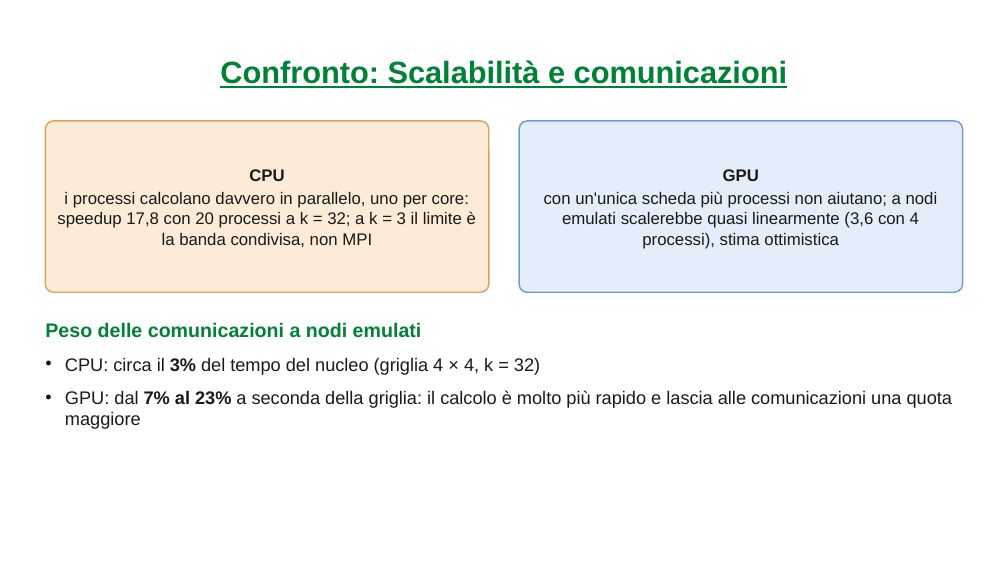
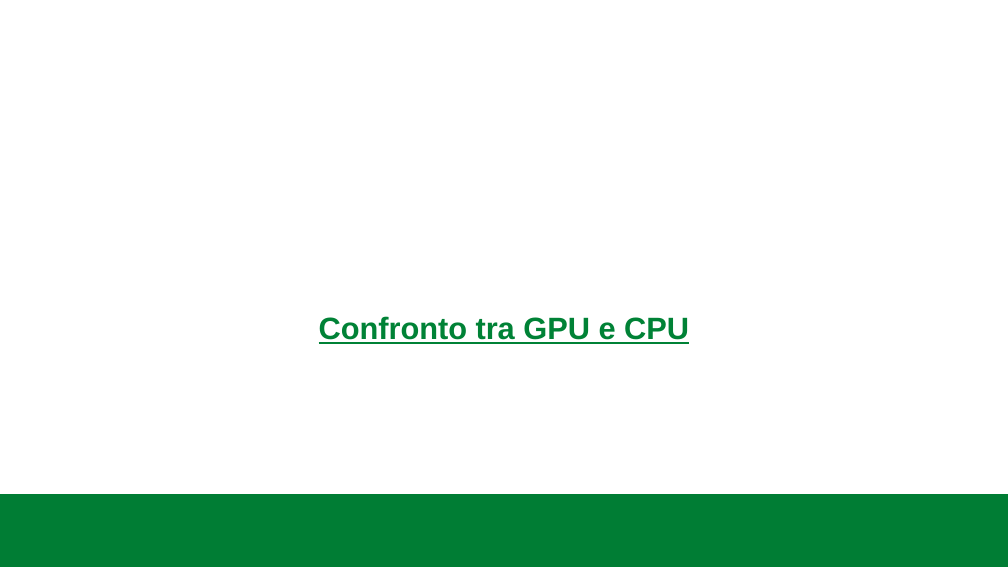
Before and after one commit to carloni2021/SCPA, a slide deck: slide 77 of relazione/presentazione/SCPA_Presentazione_Carloni.pptx (slide 82 before the commit). Drawn at 1008x567 pixels with LibreOffice and Linux fonts; fonts in the diff are those of the drawing; background and template pictures are left out. Boxes give left, top, right and bottom in pixels: in the first picture for what was removed or moved away, otherwise in the second. Text is boxed around its words. In the diff, an @@ line names an element or a change of style, - is before the commit and + after.

```diff
--- a/relazione/presentazione/SCPA_Presentazione_Carloni.pptx
+++ b/relazione/presentazione/SCPA_Presentazione_Carloni.pptx
@@ rounded rectangle removed at bbox=[45, 121, 489, 292] @@
@@ rounded rectangle removed at bbox=[519, 121, 963, 292] @@
@@ text removed at bbox=[57, 169, 476, 247] @@
-CPU
-i processi calcolano davvero in parallelo, uno per core: speedup 17,8 con 20 processi a k = 32; a k = 3 il limite è la banda condivisa, non MPI
@@ text removed at bbox=[544, 169, 938, 249] @@
-GPU
-con un'unica scheda più processi non aiutano; a nodi emulati scalerebbe quasi linearmente (3,6 con 4 processi), stima ottimistica
@@ text removed at bbox=[45, 322, 422, 338] @@
-Peso delle comunicazioni a nodi emulati
@@ title at bbox=[319, 316, 689, 344]: text changed @@
-Confronto: Scalabilità e comunicazioni
+Confronto tra GPU e CPU
@@ text removed at bbox=[65, 357, 952, 429] @@
-• CPU: circa il 3% del tempo del nucleo (griglia 4 × 4, k = 32)
-• GPU: dal 7% al 23% a seconda della griglia: il calcolo è molto più rapido e lascia alle comunicazioni una quota maggiore
@@ rectangle added at bbox=[0, 495, 1008, 567], fill #007D34, outline #007D34 1 pt @@
```
Also in this commit, not shown: 33 other slides changed, 4 slides added, 8 slides removed, 33 other files.
